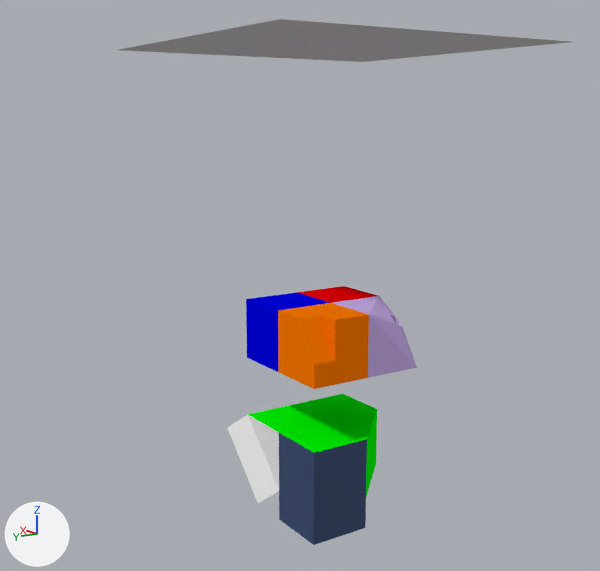
Renders of the Blender file models_for_project/simple_model.blend from each side of a commit.
Rendered twice from a 50 mm lens placed at (-21.4, 15.3, 7.8), pointed at (3.9, -1.4, 1.8). The lights are fixed; the arrows at lower left show +X, +Y and +Z.

Names of what the first picture shows: '0', '1', '3', '4', '5', '6', '7', 'Plane'.
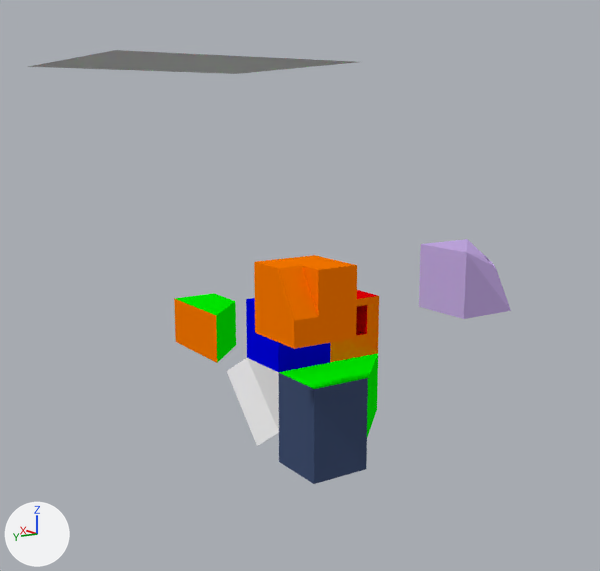
The change, as a list of edits to the scene's bpy script:
```text
Change me_cube_007:
    used by ob_6; location = (-1.0, -1.0, -3.0)
    remove me_cube_007.from_pydata(...)  # 6 vertices, 5 faces; spans x -1.0..1.0, y -1.0..1.0, z -1.0..1.0
    add me_cube_007.from_pydata(...)  # 16 vertices, 12 faces; spans x -3.0..1.0, y -1.0..1.0, z -1.0..1.0
    me_cube_007 part 1
    1 vertex is removed from x 1.0, y -1.0, z -1.0
    5 faces are deleted
    6 vertices are added at (-1.0, -1.0, -1.0), (-1.0, -1.0, 1.0), (-1.0, -1.0, -1.0), (1.0, 0.0, -1.0), (0.0, -1.0, -1.0), (1.0, -1.0, 0.0)
    5 new vertices lie (-2.0, 0.0, 0.0) away from vertices in x -1.0..1.0, y -1.0..1.0, z -1.0..1.0
    3 new faces join them, mat_material_004 (green #00ff00)
    4 new faces join them, mat_material_2_zzz (its picture is missing)
    5 new faces join them, mat_material_008 (green #00ff00)
    add me_cube_007.materials.append(mat_material_008)  # green #00ff00
Add me_cube_000:
    me_cube_000.from_pydata([(1.0, 1.0, -1.0), (1.0, -1.0, -1.0), (-1.0, 1.0, -1.0), (1.0, 1.0, 1.0), (1.0, -1.0, 1.0), (-1.0, 1.0, 1.0)], [], [(1, 2, 0), (0, 3, 4, 1), (3, 0, 2, 5), (4, 5, 2, 1), (4, 3, 5)])
    for i in [0, 3, 4]: me_cube_000.polygons[i].material_index = 1
    me_cube_000.materials.append(mat_material_2_zzz)  # its picture is missing
    me_cube_000.materials.append(mat_material_004)  # green #00ff00
Change ob_plane:
    ob_plane.location: (0.0, 0.0, 10.0) -> (10.0, 0.0, 10.0)
Change ob_6:
    ob_6.location: (-1.0, -1.0, -3.0) -> (1.0, -1.0, -1.0)
Change ob_7:
    ob_7.location: (1.0, -1.0, -3.0) -> (11.0, -1.0, -1.0)
Change ob_5:
    ob_5.location: (1.0, 1.0, -3.0) -> (1.0, 1.0, -1.0)
Change ob_4:
    ob_4.location: (-1.0, 1.0, -3.0) -> (-1.0, 1.0, -1.0)
Change ob_3:
    ob_3.location: (-1.0, -1.0, 1.0) -> (-3.0, -3.0, 3.0)
Change ob_0:
    ob_0.location: (-1.0, 1.0, 1.0) -> (-3.0, 3.0, 3.0)
Add ob_6_original:
    ob_6_original = bpy.data.objects.new('6_original', me_cube_000)
    ob_6_original.location = (9.0, -1.0, -1.0)
```

Boxes (x1, y1, x2, y2) around the edits, measured in the pictures (600 x 571 px):
'4', moved: before (279, 420, 367, 545); after (279, 363, 368, 484)
'Plane', moved: before (119, 19, 570, 62); after (28, 50, 357, 74)
'0', moved: before (278, 303, 369, 389); after (254, 255, 357, 349)
'3', moved: before (333, 296, 417, 378); after (419, 239, 511, 319)
'5', moved: before (227, 404, 329, 503); after (227, 358, 279, 446)
'7', moved: before (297, 394, 376, 420); after (174, 293, 234, 351)
'6', reshaped, moved: before (330, 409, 377, 497); after (330, 353, 378, 437)
'6_original', added: after (194, 301, 236, 363)
    faces in mat_material_004 (green #00ff00): (195, 301, 236, 363)
    faces in mat_material_2_zzz (its picture is missing): (194, 307, 217, 363)
'2', unchanged, uncovered by the edit: before (297, 286, 378, 303); after (330, 290, 379, 362)
